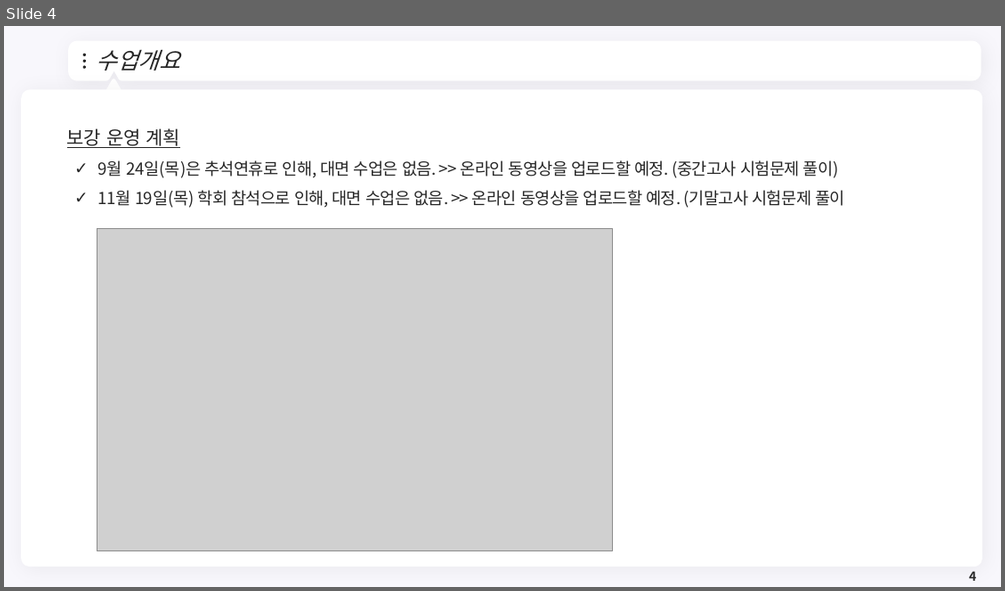
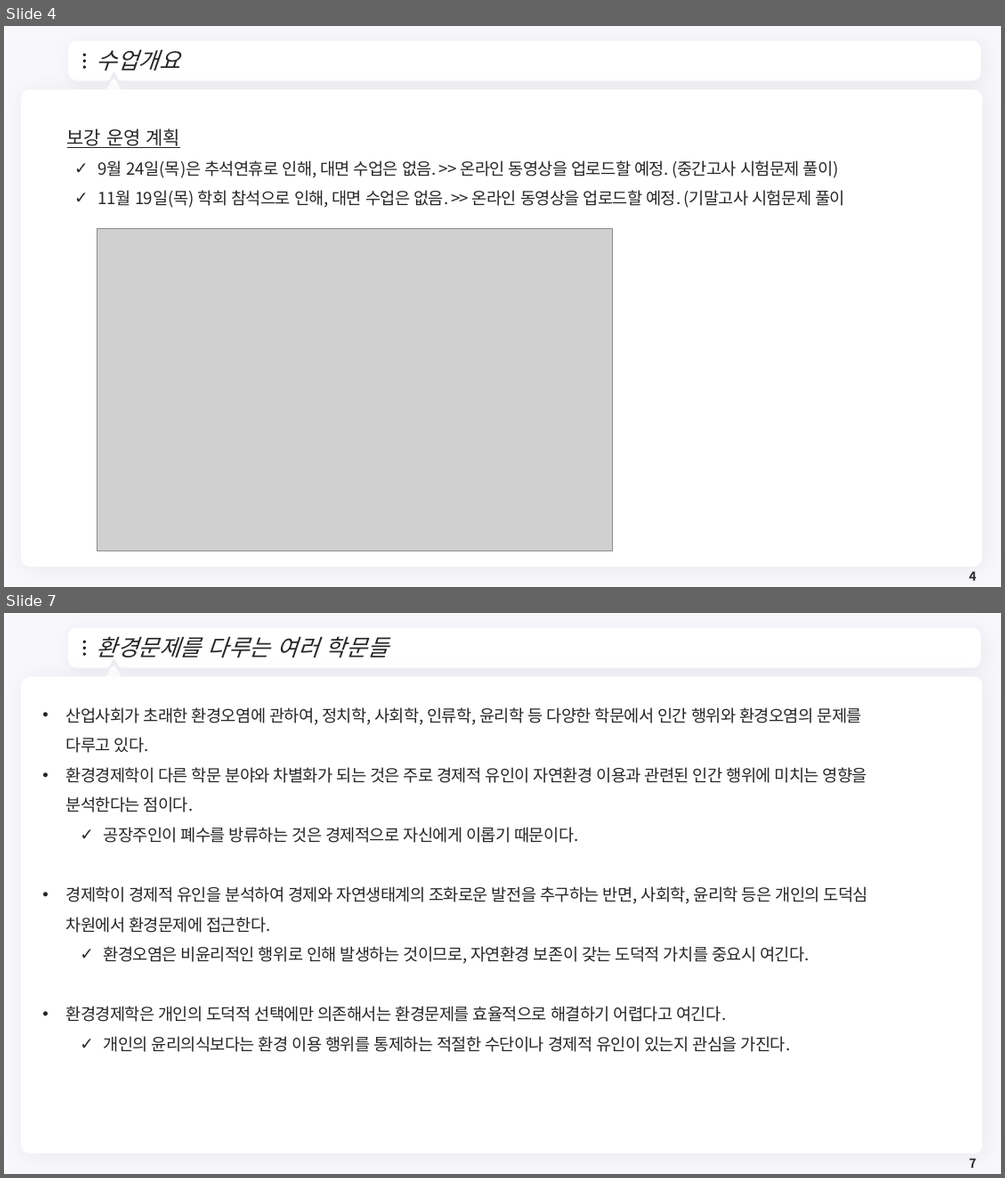
Before and after one commit to meandthey/Teaching, a slide deck: 환경경제학/2026-1/환경경제학_0_OT.pptx. Shown one above the other, each under a label of ours: slide 4 before the commit, slides 4 and 7 after it; the slides between them are not shown. The pictures are 1005x591 and 1005x1178 pixels, drawn with LibreOffice and Linux fonts; fonts in the diff are those of the drawing; grey boxes stand for pictures; background and template pictures are left out. Boxes give left, top, right and bottom in pixels: in the first picture for what was removed or moved away, otherwise in the second. Text is boxed around its words. In the diff, an @@ line names an element or a change of style, - is before the commit and + after.

```diff
--- a/환경경제학/2026-1/환경경제학_0_OT.pptx
+++ b/환경경제학/2026-1/환경경제학_0_OT.pptx
@@ slide 7 added at (4,613,1001,1174), background #F8F7FC; not listed: 7 template elements that a slide beside it also shows @@
@@ title added at (97,636,388,657), 22 pt, text #262626, italic @@
+환경문제를 다루는 여러 학문들
@@ text added at (66,707,868,1052), 16 pt, text #262626 @@
+• 산업사회가 초래한 환경오염에 관하여, 정치학, 사회학, 인류학, 윤리학 등 다양한 학문에서 인간 행위와 환경오염의 문제를 다루고 있다.
+• 환경경제학이 다른 학문 분야와 차별화가 되는 것은 주로 경제적 유인이 자연환경 이용과 관련된 인간 행위에 미치는 영향을 분석한다는 점이다.
+  ✓ 공장주인이 폐수를 방류하는 것은 경제적으로 자신에게 이롭기 때문이다.
+• 경제학이 경제적 유인을 분석하여 경제와 자연생태계의 조화로운 발전을 추구하는 반면, 사회학, 윤리학 등은 개인의 도덕심 차원에서 환경문제에 접근한다.
+  ✓ 환경오염은 비윤리적인 행위로 인해 발생하는 것이므로, 자연환경 보존이 갖는 도덕적 가치를 중요시 여긴다.
+• 환경경제학은 개인의 도덕적 선택에만 의존해서는 환경문제를 효율적으로 해결하기 어렵다고 여긴다.
+  ✓ 개인의 윤리의식보다는 환경 이용 행위를 통제하는 적절한 수단이나 경제적 유인이 있는지 관심을 가진다.
@@ page number added at (969,1158,976,1167), 12 pt, text #262626, bold @@
+7
```
Also in this commit, not shown: 14 other slides added, 5 other files.
